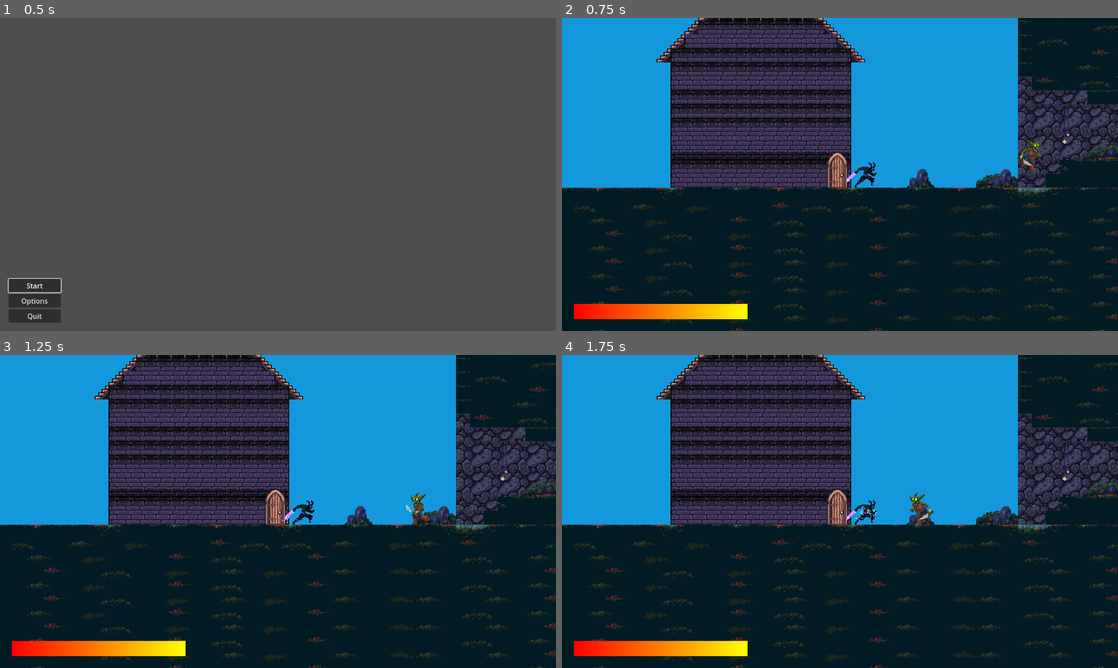
Above: before the commit, frames 1-4 (two rows, left to right).
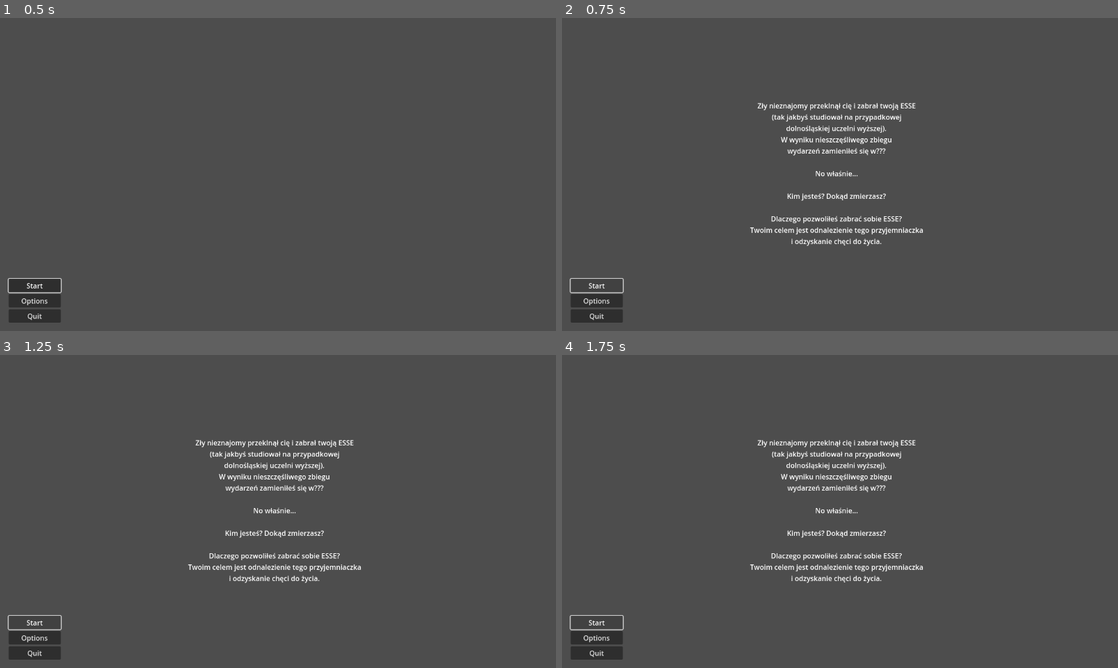
Above: after the commit, the same moments.

Repository: itsvoit/Games_Programming-Final_Project
Game: Godot game, scene res://scenes/ui/main_menu.tscn
The game is run twice, just before and just after one commit, with the same random seed, the same clock (stepped at 60 frames per second) and the same inputs.
Inputs (mouse positions are in pixels of both pictures, inside the frame that each line leads up to):
- Up to frame 1 (0.5 s): no input
- Up to frame 2 (0.75 s): click "Start" at 0.5 s
- Up to frame 3 (1.25 s): no input
- Up to frame 4 (1.75 s): click (595, 621) at 1.25 s, where only the run after the commit has a clickable "Start"

Frame 1 is identical in both runs. In frame 2, 99% of the frame differs, in the area x 0-100%, y 0-100%; in frame 3, 99%; in frame 4, 99%.

Commit message:
fix gui, sounds, gamplay, levels etc

Diff:
--- a/scenes/levels/first_level.tscn
+++ b/scenes/levels/first_level.tscn
@@ -68,3 +68,17 @@
 process_mode = 3
 stream = ExtResource("8_stc67")
 bus = &"Music"
+
+[node name="Label" type="Label" parent="."]
+offset_left = -281.0
+offset_top = -408.0
+offset_right = -46.0
+offset_bottom = -359.0
+text = "Jestem głodny...."
+
+[node name="Label2" type="Label" parent="."]
+offset_left = -662.0
+offset_top = -383.0
+offset_right = -427.0
+offset_bottom = -360.0
+text = "To prosze sobie coś zjeść :DDD"
--- a/scenes/ui/main_menu.tscn
+++ b/scenes/ui/main_menu.tscn
@@ -41,6 +41,41 @@
 focus_neighbor_bottom = NodePath("../Start_button")
 text = "Quit"
 
+[node name="Lore" type="VBoxContainer" parent="."]
+layout_mode = 1
+anchors_preset = 8
+anchor_left = 0.5
+anchor_top = 0.5
+anchor_right = 0.5
+anchor_bottom = 0.5
+offset_left = 612.0
+offset_top = -383.0
+offset_right = 652.0
+offset_bottom = -343.0
+grow_horizontal = 2
+grow_vertical = 2
+
+[node name="Label" type="Label" parent="Lore"]
+layout_mode = 2
+text = "Zły nieznajomy przeklnął cię i zabrał twoją ESSE
+(tak jakbyś studiował na przypadkowej
+dolnośląskiej uczelni wyższej).
+W wyniku nieszczęśliwego zbiegu
+wydarzeń zamieniłeś się w???
+
+No właśnie...
+
+Kim jesteś? Dokąd zmierzasz?
+
+Dlaczego pozwoliłeś zabrać sobie ESSE?
+Twoim celem jest odnalezienie tego przyjemniaczka
+ i odzyskanie chęci do życia. "
+horizontal_alignment = 1
+vertical_alignment = 1
+
+[node name="Loretimer" type="Timer" parent="."]
+wait_time = 10.0
+
 [connection signal="pressed" from="VBoxContainer/Start_button" to="." method="_on_start_button_pressed"]
 [connection signal="pressed" from="VBoxContainer/Options_button" to="." method="_on_options_button_pressed"]
 [connection signal="pressed" from="VBoxContainer/Quit_button" to="." method="_on_quit_button_pressed"]
--- a/scenes/ui/sounds_settings.tscn
+++ b/scenes/ui/sounds_settings.tscn
@@ -36,7 +36,7 @@
 [node name="CheckButton" type="CheckButton" parent="VBoxContainer"]
 layout_mode = 2
 theme_override_colors/font_color = Color(1, 1, 1, 1)
-button_pressed = true
+action_mode = 0
 text = "Sound"
 
 [node name="GridContainer" type="GridContainer" parent="VBoxContainer"]
--- a/scripts/gameController.gd
+++ b/scripts/gameController.gd
@@ -8,6 +8,7 @@
 signal playerChangedJumpVelocity(value)
 signal newGame
 signal musicValueChanged
+signal musicTurnedOn(value)
 
 @onready var player_health: Health = $PlayerHealth
 
@@ -53,11 +54,13 @@
 		value = lastMusicValue
 	else:
 		value = 0
-	AudioServer.set_bus_volume_db(0, value)
+	AudioServer.set_bus_volume_db(0, linear_to_db(value))
+	musicTurnedOn.emit(isOn)
 
 func changeMusicVolume(value):
 	lastMusicValue = value
 	AudioServer.set_bus_volume_db(0, linear_to_db(value))
+	musicValueChanged.emit()
 
 func getMusicValue():
 	return lastMusicValue
--- a/scripts/main_menu.gd
+++ b/scripts/main_menu.gd
@@ -1,13 +1,28 @@
 extends Control
 
+@onready var loretimer = $Loretimer
+@onready var lore = $Lore
 
 # Called when the node enters the scene tree for the first time.
 func _ready():
 	$VBoxContainer/Start_button.grab_focus()
+	loretimer.connect("timeout", _loretimer_timeout)
+	lore.hide()
+
+
+func _process(_delta):
+	if not loretimer.is_stopped() and (Input.is_action_just_pressed("jump") or Input.is_action_just_pressed("ui_accept")):
+		loretimer.stop()
+		_loretimer_timeout()
+
+
+func _loretimer_timeout():
+	get_tree().change_scene_to_file("res://scenes/main_scene.tscn")
 
 
 func _on_start_button_pressed():
-	get_tree().change_scene_to_file("res://scenes/main_scene.tscn")
+	loretimer.start()
+	lore.show()
 
 
 func _on_options_button_pressed():
--- a/scripts/ui/sounds_settings.gd
+++ b/scripts/ui/sounds_settings.gd
@@ -10,15 +10,27 @@
 	back_button.connect("pressed", func(): navigateBack.emit())
 	music_on.connect("toggled", _change_music_on)
 	music_value.connect("value_changed", _change_music_volume)
+	GameController.connect("musicValueChanged", _update_ui)
+	GameController.connect("musicTurnedOn", _music_turned_on_update)
 	_change_music_on(true)
 	_change_music_volume(5)
 
 func _change_music_on(value: bool):
-	music_value.value = 0
+	print("Change music on: " + str(value))
 	GameController.musicOn(value)
 
 func _change_music_volume(value):
 	GameController.changeMusicVolume(value)
+
+func _music_turned_on_update(value: bool):
+	music_on.set_pressed_no_signal(value)
+
+func _update_ui():
+	var value = GameController.getMusicValue()
+	print("In ui update, music value: " + str(value) + ", ui.musicOn=" + str(music_on.button_pressed))
+	_change_music_on(value < 0.001)
+	music_value.set_value_no_signal(value)
+
 
 
 # handle other functions
